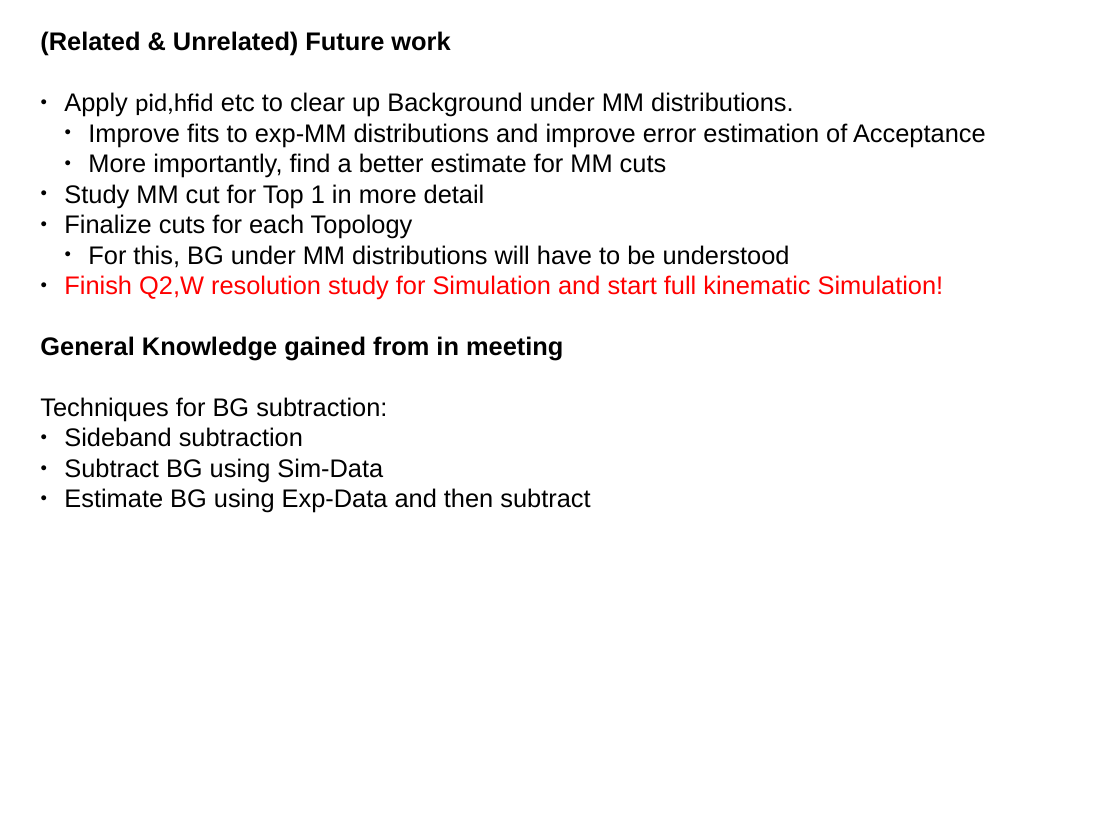
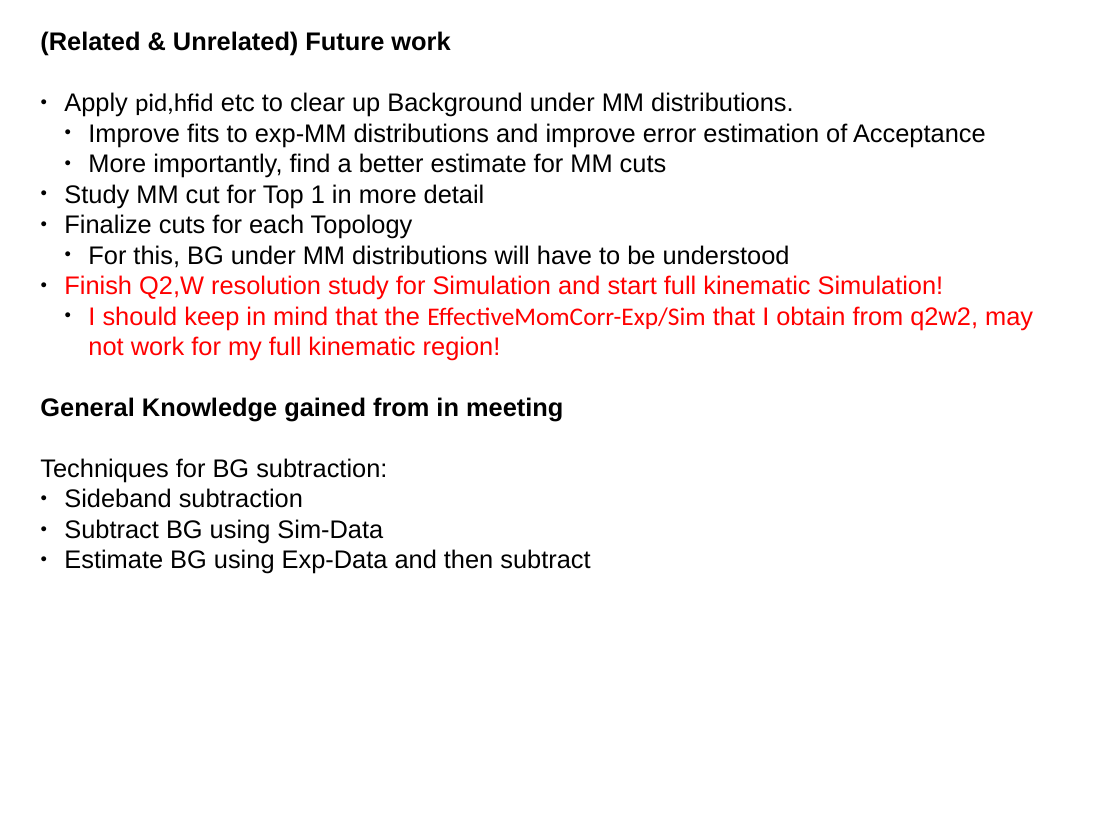
Before and after one commit to arjun-trivedi/ana2pi, a slide deck: slide 7 of sub_studies/setup_sim_CentOS6/notes.odp (slide 6 before the commit). Drawn at 1120x840 pixels with LibreOffice and Linux fonts; fonts in the diff are those of the drawing. Boxes give left, top, right and bottom in pixels: in the first picture for what was removed or moved away, otherwise in the second. Text is boxed around its words. In the diff, an @@ line names an element or a change of style, - is before the commit and + after.

```diff
--- a/sub_studies/setup_sim_CentOS6/notes.odp
+++ b/sub_studies/setup_sim_CentOS6/notes.odp
@@ text at (88, 306, 1033, 361): paragraph added @@
+  ● I should keep in mind that the EffectiveMomCorr-Exp/Sim that I obtain from q2w2, may not work for my full kinematic region!
```
Also in this commit, not shown: 1 other slide changed, 1 slide added, 1 other file.
